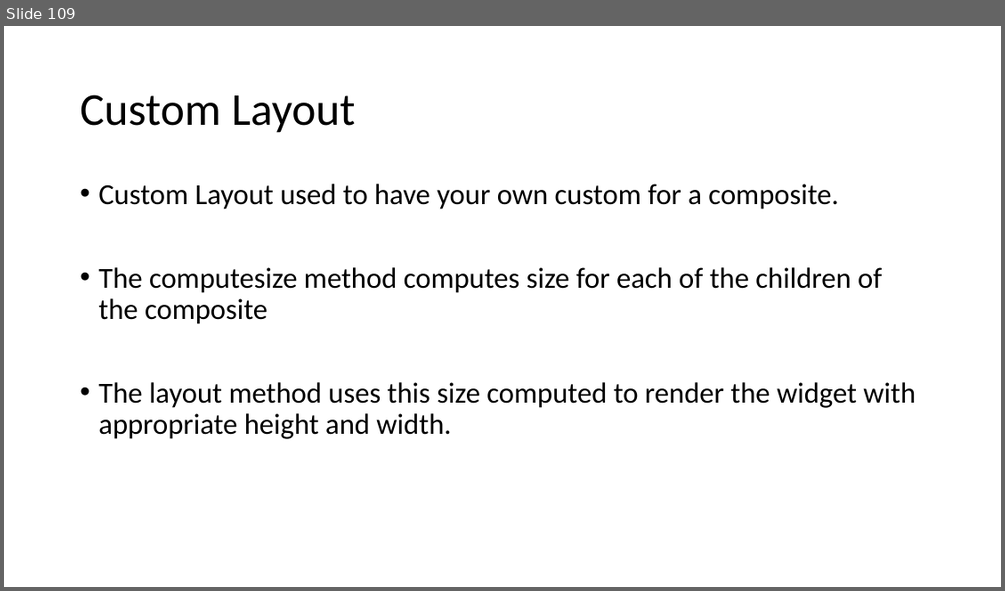
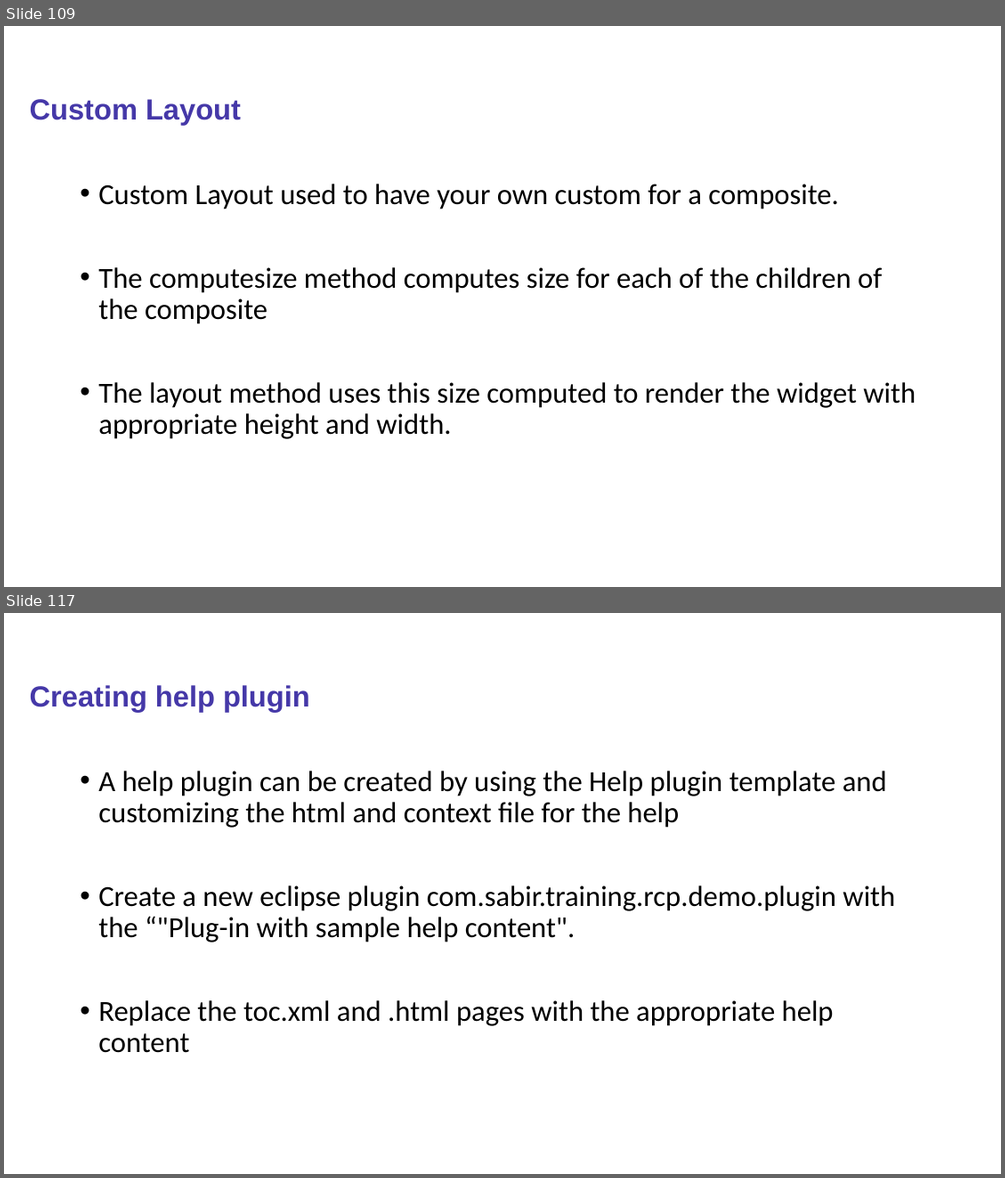
Before and after one commit to sabir123/RCP.Presentations, a slide deck: Eclipse_RCP_Training.pptx. Shown one above the other, each under a label of ours: slide 109 before the commit, slides 109 and 117 after it; the slides between them are not shown. The pictures are 1005x591 and 1005x1178 pixels, drawn with LibreOffice and Linux fonts; fonts in the diff are those of the drawing. Boxes give left, top, right and bottom in pixels: in the first picture for what was removed or moved away, otherwise in the second. Text is boxed around its words. In the diff, an @@ line names an element or a change of style, - is before the commit and + after.

```diff
--- a/Eclipse_RCP_Training.pptx
+++ b/Eclipse_RCP_Training.pptx
@@ slide 117 added at bbox=[4, 613, 1001, 1174], background #FFFFFF @@
@@ title added at bbox=[30, 685, 310, 711], 28 pt, text #4538A8, bold @@
+Creating help plugin
@@ text added at bbox=[98, 771, 895, 1053], 28 pt, text #000000 @@
+• A help plugin can be created by using the Help plugin template and customizing the html and context file for the help
+• Create a new eclipse plugin com.sabir.training.rcp.demo.plugin with the “"Plug-in with sample help content".
+• Replace the toc.xml and .html pages with the appropriate help content
@@ slide 109 changed as well @@
@@ title "Custom Layout": place and size @@
-title "Custom Layout" at bbox=[80, 95, 356, 133]
+title "Custom Layout" at bbox=[30, 99, 241, 124]
@@ title "Custom Layout" at bbox=[30, 99, 241, 124]: size 44 to 28 pt, font Calibri to Arial, text colour #000000 to #4538A8, bold on @@
```
Also in this commit, not shown: 101 other slides changed, 36 other slides added.
